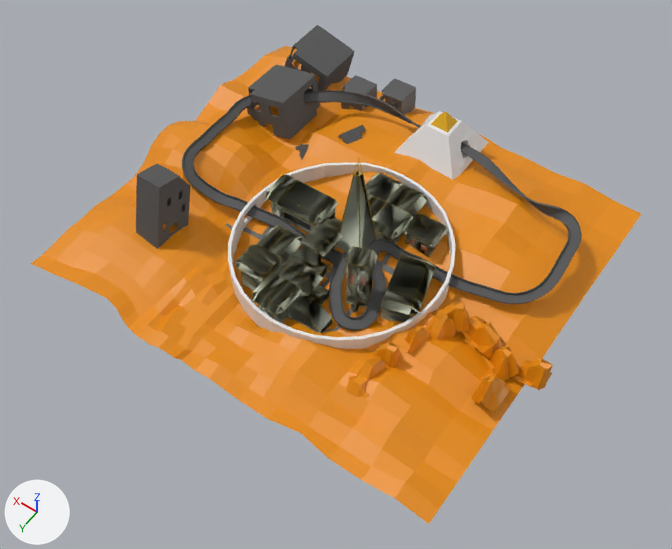
The FBX model Assets/Prefabs/TestPrefabs/SandMap/JWT_P_Sand Dune_DONE_kindof.fbx, before and after one commit.
Rendered twice from a camera (50 mm lens) standing at (-1211.0, 1604.0, 2369.0) and looking at (-182.0, 163.0, 105.0). Every picture has the same lights, and +X, +Y and +Z are marked at lower left. The picture after the commit comes second. Where no turn or scale is listed for an object, it has been applied to the vertices. Vertices at exactly the same position are counted once.
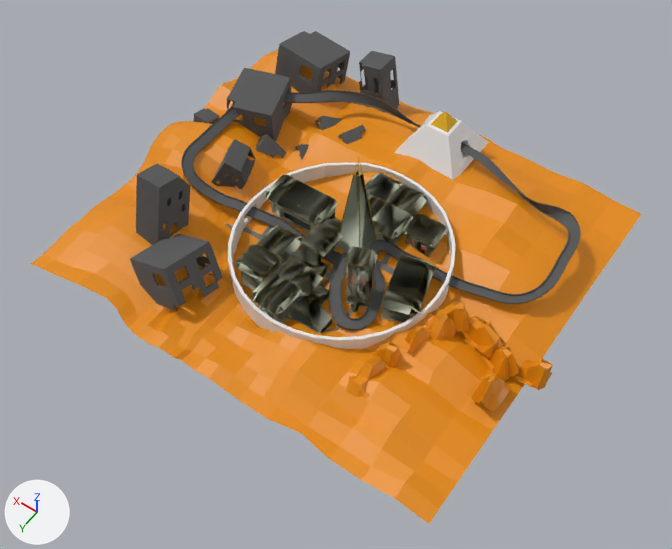
Where the newer file only moved an object's origin or applied its transform, the numbers keep the older frame.

Diff of the bpy script that builds the scene:
```diff
--- a/Assets/Prefabs/TestPrefabs/SandMap/JWT_P_Sand Dune_DONE_kindof.fbx.py
+++ b/Assets/Prefabs/TestPrefabs/SandMap/JWT_P_Sand Dune_DONE_kindof.fbx.py
@@ me_cube_013 @@
-me_cube_013.from_pydata(...)  # 2284 vertices, 2284 faces; spans x -635.0..565.0, y -575.0..213.0, z 82.0..169.0
+me_cube_013.from_pydata(...)  # 2284 vertices, 2284 faces; spans x -636.0..565.0, y -575.0..214.0, z 83.0..166.0
+# me_cube_013 part 1: 1362 vertices moved from x -635.0..564.0, y -572.0..211.0, z 88.0..169.0 to x -636.0..563.0, y -572.0..214.0, z 89.0..166.0; 113 vertices removed from x -515.0..519.0, y -568.0..44.0, z 90.0..169.0; 113 vertices added at x -515.0..518.0, y -567.0..46.0, z 91.0..166.0
 me_cube_013.materials.append(mat_roads)
@@ ob_cube_020 @@
 ob_cube_020 = bpy.data.objects.new('Cube.020', me_cube_022)
-ob_cube_020.location = (215.0, -535.0, 121.0)
-ob_cube_020.rotation_euler = (0.0, 0.0408, 0.0)  # degrees (0, 2.3, 0)
-ob_cube_020.scale = (-44.2, -44.2, -44.2)
+ob_cube_020.location = (351.0, 6.0, 114.0)
+ob_cube_020.rotation_euler = (-0.484, 0.0376, 1.952)  # degrees (-28, 2.2, 112)
+ob_cube_020.scale = (53.1, 46.7, 77.0)
@@ ob_cube_017 @@
 ob_cube_017 = bpy.data.objects.new('Cube.017', me_cube_019)
-ob_cube_017.location = (398.0, -329.0, 140.0)
+ob_cube_017.location = (153.0, -573.0, 141.0)
 ob_cube_017.rotation_euler = (0.0578, 0.18, 0.0415)  # degrees (3.3, 10, 2.4)
-ob_cube_017.scale = (-82.7, -92.3, -82.7)
+ob_cube_017.scale = (-46.3, -45.8, -130.0)
@@ ob_cube_019 @@
 ob_cube_019 = bpy.data.objects.new('Cube.019', me_cube_021)
-ob_cube_019.location = (94.0, -605.0, 118.0)
-ob_cube_019.rotation_euler = (0.0, 0.0408, 0.0)  # degrees (0, 2.3, 0)
-ob_cube_019.scale = (-44.2, -44.2, -44.2)
+ob_cube_019.location = (592.0, -132.0, 101.0)
+ob_cube_019.rotation_euler = (0.0578, 0.18, -1.63)  # degrees (3.3, 10, -93)
+ob_cube_019.scale = (-28.6, -31.9, -28.6)
@@ ob_cube_014 @@
 ob_cube_014 = bpy.data.objects.new('Cube.014', me_cube_016)
-ob_cube_014.location = (426.0, -573.0, 133.0)
-ob_cube_014.rotation_euler = (0.0, -0.25, 0.0)  # degrees (0, -14, 0)
-ob_cube_014.scale = (-82.7, -82.7, -82.7)
+ob_cube_014.location = (434.0, -546.0, 140.0)
+ob_cube_014.rotation_euler = (0.0578, 0.18, -1.63)  # degrees (3.3, 10, -93)
+ob_cube_014.scale = (-82.7, -92.3, -82.7)
@@ ob_cube_024 @@
+ob_cube_024 = bpy.data.objects.new('Cube.024', me_cube_030_1)  # 552 vertices, 529 faces; spans x -1.07..1.07, y -1.07..1.07, z -1.07..0.75; in mat_grey_buildings_007 (dark grey #595959)
+ob_cube_024.location = (455.0, -264.0, 135.0)
+ob_cube_024.rotation_euler = (-0.0497, -0.00573, 0.31)  # degrees (-2.8, -0.3, 18)
+ob_cube_024.scale = (-82.7, -92.3, -82.7)
@@ ob_cube_025 @@
+ob_cube_025 = bpy.data.objects.new('Cube.025', me_cube_031_1)  # 195 vertices, 157 faces; spans x -0.25..1.07, y -1.07..1.07, z -1.07..0.5; in mat_grey_buildings_003 (dark grey #595959)
+ob_cube_025.location = (231.0, -369.0, 58.0)
+ob_cube_025.rotation_euler = (0.712, 0.93, -0.0951)  # degrees (41, 53, -5.4)
+ob_cube_025.scale = (-44.2, -44.2, -44.2)
@@ ob_cube_026 @@
+ob_cube_026 = bpy.data.objects.new('Cube.026', me_cube_032_1)  # 195 vertices, 157 faces; spans x -0.25..1.07, y -1.07..1.07, z -1.07..0.5; in mat_grey_buildings_009 (dark grey #595959)
+ob_cube_026.location = (351.0, -150.0, 63.0)
+ob_cube_026.rotation_euler = (1.184, 0.723, -0.27)  # degrees (68, 41, -15)
+ob_cube_026.scale = (-44.2, -44.2, -44.2)
@@ ob_cube_027 @@
+ob_cube_027 = bpy.data.objects.new('Cube.027', me_cube_035_1)  # 552 vertices, 529 faces; spans x -1.07..1.07, y -1.07..1.07, z -1.07..0.75; in mat_grey_buildings_012 (dark grey #595959)
+ob_cube_027.location = (210.0, 446.0, 108.0)
+ob_cube_027.rotation_euler = (-0.48, 0.125, -1.714)  # degrees (-28, 7.2, -98)
+ob_cube_027.scale = (-82.7, -92.3, -82.7)
```

Changed parts and their boxes (x1, y1, x2, y2) in the pictures (672 x 549 px; the box of a moved part takes in the faces that stretch with it):
'Cube.017', moved, rescaled: before (247, 65, 320, 139); after (359, 51, 399, 112)
'Cube.027', added: after (130, 234, 223, 310)
'Cube.014', moved, turned, rescaled: before (285, 25, 355, 91); after (275, 31, 350, 93)
'Cube.024', added: after (226, 68, 292, 141)
'Cube.020', moved, turned, rescaled: before (341, 75, 377, 111); after (212, 139, 255, 190)
'Cube.019', moved, turned, rescaled: before (380, 78, 416, 114); after (194, 108, 220, 123)
'Cube.026', added: after (256, 135, 286, 158)
'Cube.025', added: after (315, 116, 342, 130)
part 1 of me_cube_013, moved or reshaped: before (192, 100, 570, 320); after (192, 100, 569, 320)
